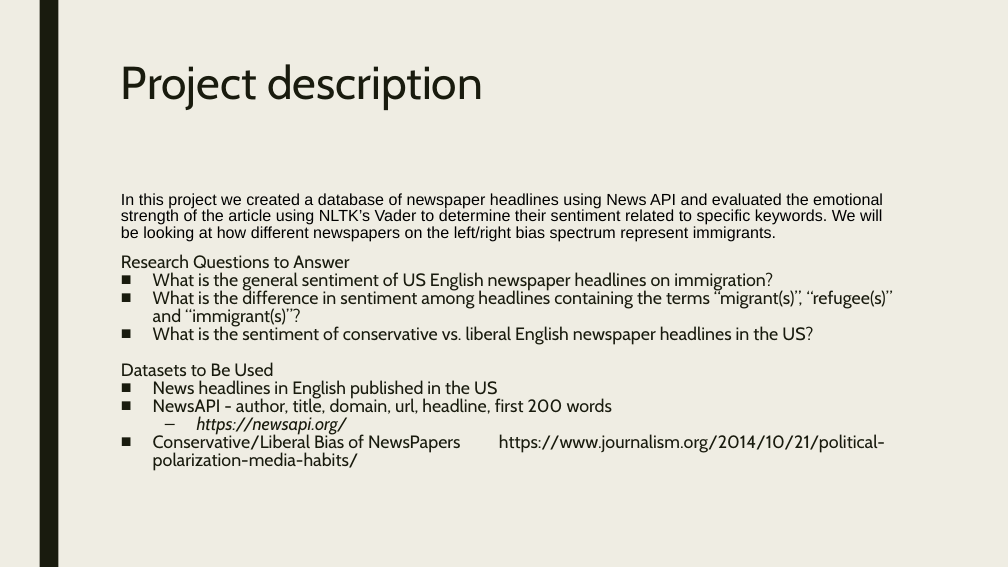
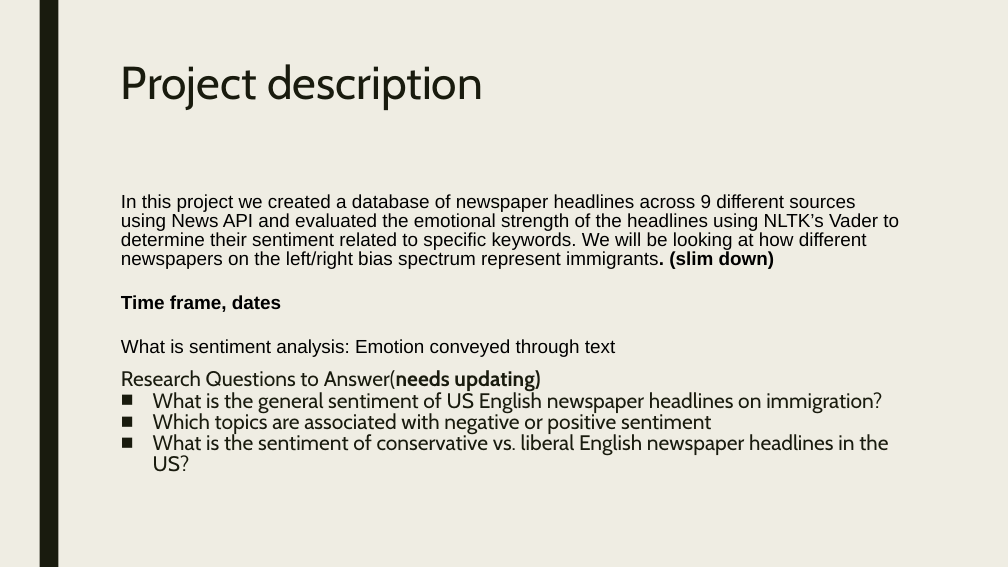
Before and after one commit to James-Ashley/sentiment_analysis, a slide deck: slide 2 of Group_project_deck.pptx. Drawn at 1008x567 pixels with LibreOffice and Linux fonts; fonts in the diff are those of the drawing. Boxes give left, top, right and bottom in pixels: in the first picture for what was removed or moved away, otherwise in the second. Text is boxed around its words. In the diff, an @@ line names an element or a change of style, - is before the commit and + after.

Commit message:
<updated deck, draft 2 - more content, prelim data, outstanding needs>

```diff
--- a/Group_project_deck.pptx
+++ b/Group_project_deck.pptx
@@ text at (x1=121, y1=194, x2=899, y2=393): text changed; size 15.3 to 18 pt @@
-In this project we created a database of newspaper headlines using News API and evaluated the emotional strength of the article using NLTK’s Vader to determine their sentiment related to specific keywords. We will be looking at how different newspapers on the left/right bias spectrum represent immigrants.
-Research Questions to Answer
+In this project we created a database of newspaper headlines across 9 different sources using News API and evaluated the emotional strength of the headlines using NLTK’s Vader to determine their sentiment related to specific keywords. We will be looking at how different newspapers on the left/right bias spectrum represent immigrants. (slim down)
+Time frame, dates
+What is sentiment analysis: Emotion conveyed through text
+Research Questions to Answer(needs updating)
@@ text at (x1=121, y1=362, x2=885, y2=471): paragraphs removed @@
-Datasets to Be Used
-■ News headlines in English published in the US
-■ NewsAPI - author, title, domain, url, headline, first 200 words
-  – https://newsapi.org/
-■ Conservative/Liberal Bias of NewsPapers https://www.journalism.org/2014/10/21/political-polarization-media-habits/
@@ text at (x1=153, y1=411, x2=711, y2=435): text changed; size 17 to 20 pt @@
-■ What is the difference in sentiment among headlines containing the terms “migrant(s)”, “refugee(s)” and “immigrant(s)”?
+■ Which topics are associated with negative or positive sentiment
@@ text at (x1=153, y1=390, x2=888, y2=472): size 17 to 20 pt in "What is the general sentiment of US ...", "What is the sentiment of conservative vs. ..." @@
```
Also in this commit, not shown: 3 other slides changed, 8 slides added, 5 slides removed.
